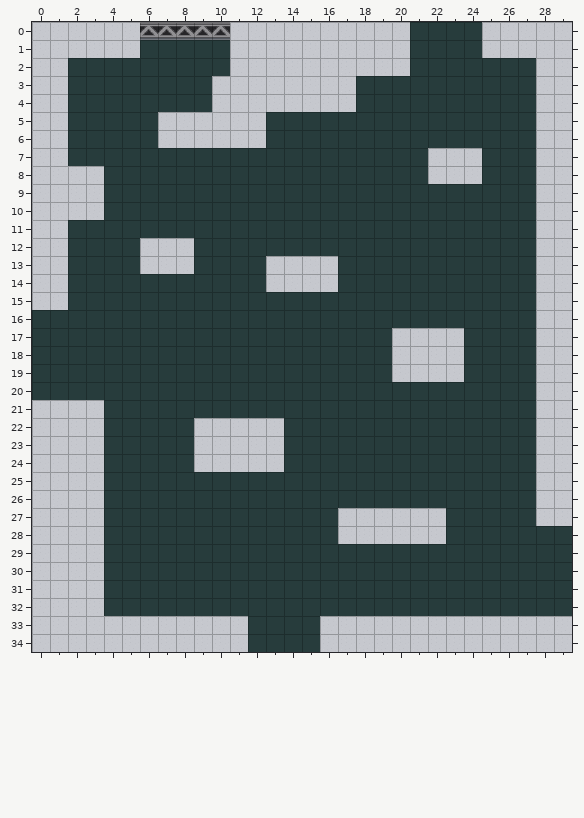
Tiled map (JSON) -- assets/tiled/rooms/ac-repair_c.json. That is the earlier state.
Cells are 24x24 px. Shown: x 0..29, y 0..34.
After the commit:
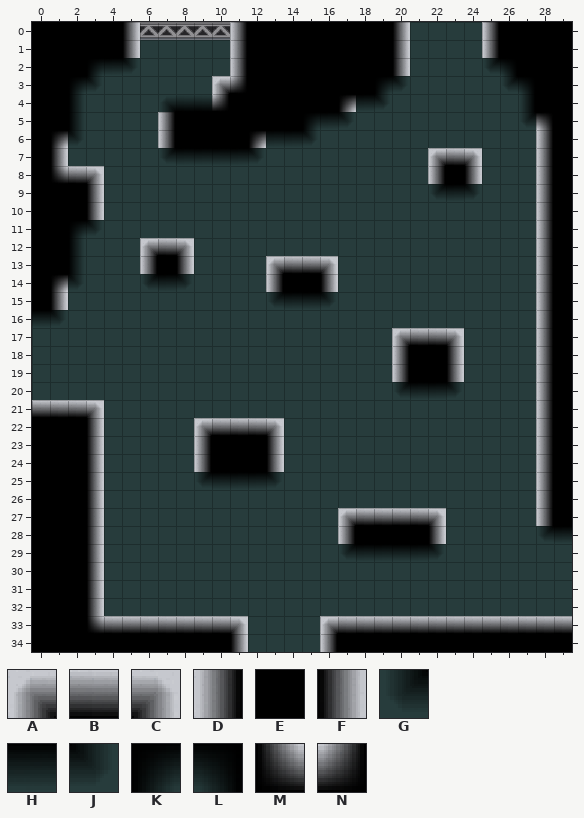
Key: from "other": A 220, B 221, C 222, D 264, E 265, F 266, G 308, H 309, J 310, K 352, L 354, M 440, N 442.
_ is an empty cell.
Tiles of an added or newly shown layer are drawn over the layers below it.
See-through tiles are keyed as they look on the map.
From old to new:
Changed rows in their new state; . is an unchanged cell.
Layer "shadow" (added):
first column x 0:
 0 EEEEEF.....DEEEEEEEEF....DEEEE
 1 EEEEEF.....DEEEEEEEEF....DEEEE
 2 EEEKHJ.....DEEEEEEEEF....GLEEE
 3 EEKJ......ANEEEEEEEKJ.....GLEE
 4 EEF....ABBNEEEEEEKHJ.......DEE
 5 EEF....DEEEEEEEKHJ.........GLE
 6 EKJ....DEEEEKHHJ............DE
 7 EF.....GHHHHJ.........ABC...DE
 8 EMBC..................DEF...DE
 9 EEEF..................GHJ...DE
10 EEEF........................DE
11 EEKJ........................DE
12 EEF...ABC...................DE
13 EEF...DEF....ABBC...........DE
14 EKJ...GHJ....DEEF...........DE
15 EF...........GHHJ...........DE
16 HJ..........................DE
17 ....................ABBC....DE
18 ....................DEEF....DE
19 ....................DEEF....DE
20 ....................GHHJ....DE
21 BBBC........................DE
22 EEEF.....ABBBC..............DE
23 EEEF.....DEEEF..............DE
24 EEEF.....DEEEF..............DE
25 EEEF.....GHHHJ..............DE
26 EEEF........................DE
27 EEEF.............ABBBBC.....DE
28 EEEF.............DEEEEF.....GH
29 EEEF.............GHHHHJ.......
30 EEEF..........................
31 EEEF..........................
32 EEEF..........................
33 EEEMBBBBBBBC....ABBBBBBBBBBBBB
34 EEEEEEEEEEEF....DEEEEEEEEEEEEE
